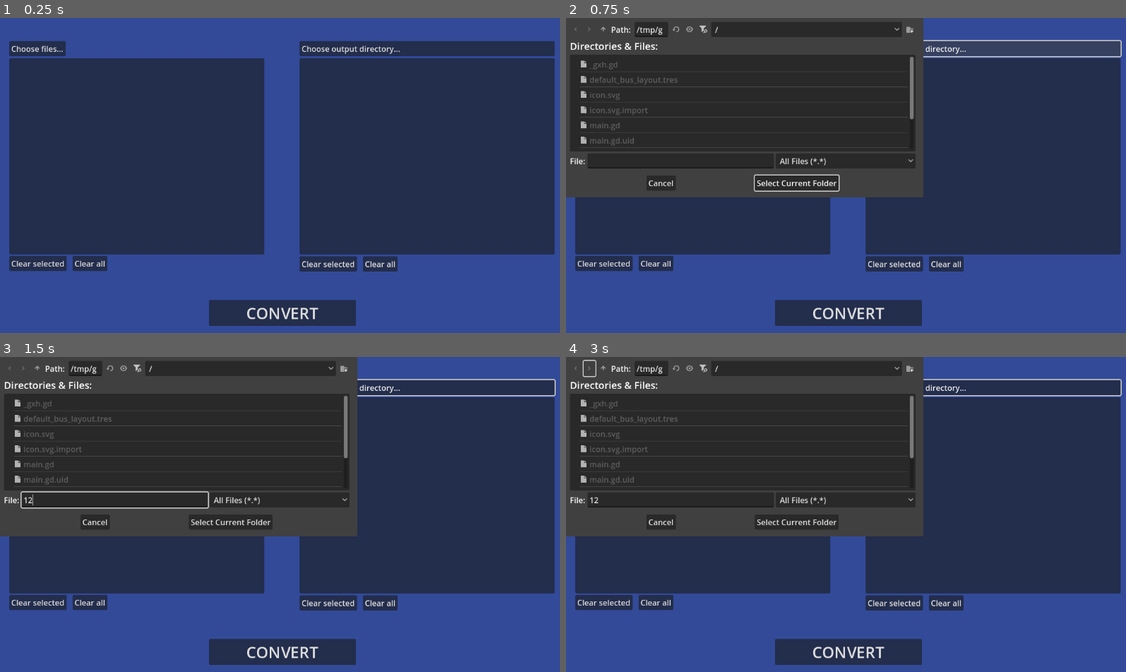
Above: before the commit, frames 1-4 (two rows, left to right).
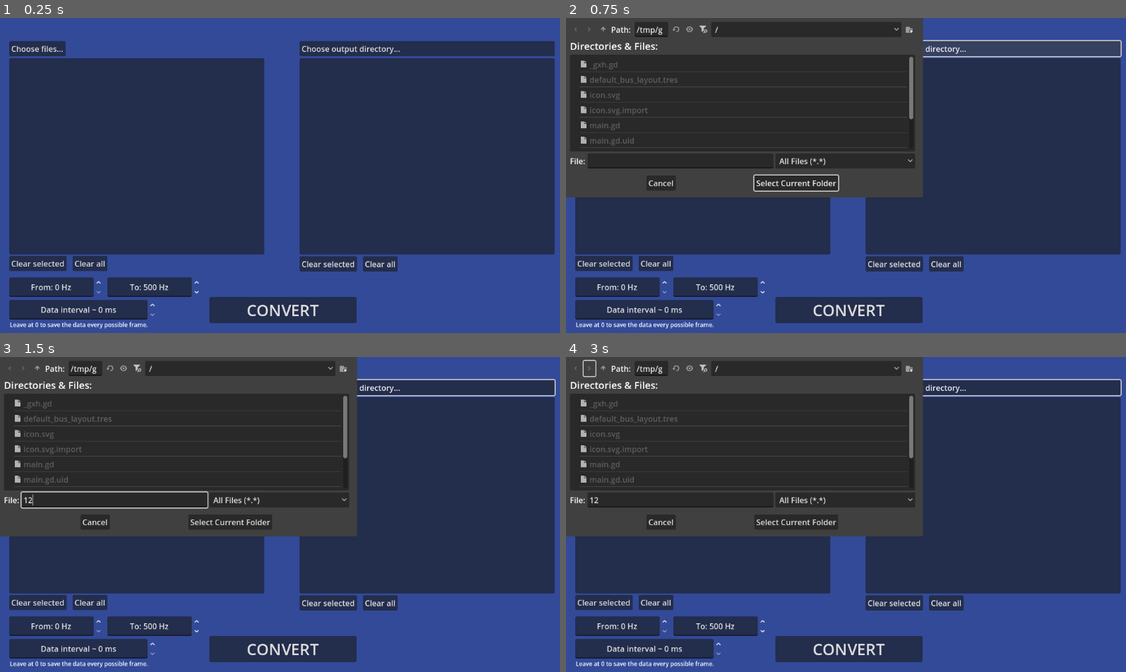
Above: after the commit, the same moments.

Repository: m-kiszka/AudioVolumeToJsonConverter
Game: Godot game, scene res://main.tscn
Same seed, same stepped clock (60 frames per second), same inputs: the game is played once before the commit and once after it.
Inputs (mouse positions are in pixels of both pictures, inside the frame that each line leads up to):
- Up to frame 1 (0.25 s): no input
- Up to frame 2 (0.75 s): click "Choose output directory..." at 0.5 s
- Up to frame 3 (1.5 s): click (112, 498) at 1.27 s; type "12" at 1.35 s
- Up to frame 4 (3 s): click "CONVERT" at 2 s; click (588, 369) at 2.75 s

The runs differ from the first frame. In frame 1, 4.5% of the frame differs, in the area x 1-64%, y 82-99%; in frame 2, 4.8%, in the area x 1-64%, y 0-99%; in frame 3, 4.8%; in frame 4, 4.8%.

Commit message:
Added range and interval option, disabled vsyncs, added warning popups

Diff:
--- a/main.gd
+++ b/main.gd
@@ -25,6 +25,18 @@
 var maxAudioPosition: float;
 
 @export var progressBar: ProgressBar;
+
+@export var fromHzBox: SpinBox;
+@export var toHzBox: SpinBox;
+var fromHz: float = 0.0;
+var toHz: float = 500.0;
+
+@export var intervalBox: SpinBox;
+var interval: float = 0.0;
+var startTimestamp: float = 0;
+
+@export var popupWindow: Window;
+@export var popupLabel: Label;
 
 var canClick: bool = true;
 
@@ -75,14 +87,22 @@
 	if (!canClick): return;
 
 	if (
-		outputDirButton.text != "Choose output directory..."
-		&& pathsList.size() > 0
-		&& !converting
+		!converting
 	):
+		if (pathsList.size() == 0):
+			popupWindow.title = "ERROR";
+			popupLabel.text = "Choose the files you want to convert!";
+			popupWindow.visible = true;
+			return;
+		if (outputDirButton.text == "Choose output directory..."):
+			popupWindow.title = "ERROR";
+			popupLabel.text = "Choose an output directory!";
+			popupWindow.visible = true;
+			return;
+
 		currentlyConvertedIndex = 0;
 		convertQueue();
 		convertingStarted();
-
 
 func convertQueue() -> void:
 	if ((currentlyConvertedIndex+1) <= pathsList.size()):
@@ -94,6 +114,10 @@
 
 		audioPlayer.set_stream(audioFile);
 		audioPlayer.play();
+
+		getCurrentVolumeData();
+		if (interval > 0):
+			startTimestamp = Time.get_ticks_msec();
 	else:
 		convertingFinished();
 
@@ -110,8 +134,16 @@
 	convertingBtn.text = "CONVERT";
 	canClick = true;
 	converting = false;
+	startTimestamp = 0;
+
+	popupWindow.title = "Great success!";
+	popupLabel.text = "Conversion finished successfully!";
+	popupWindow.visible = true;
 
 func convertingStarted():
+	interval = intervalBox.value;
+	fromHz = fromHzBox.value;
+	toHz = toHzBox.value;
 	progressBar.visible = true;
 	convertingBtn.disabled = true;
 	convertingBtn.text = "CONVERTING...";
@@ -120,11 +152,20 @@
 
 func _process(_delta):
 	if (audioPlayer.is_playing()):
-		var volume = spectrum.get_magnitude_for_frequency_range(0, 500).length()
-		currentVolumeData[AudioServer.get_time_since_last_mix()] = volume;
+		if (interval > 0):
+			if (Time.get_ticks_msec() > (startTimestamp + interval)):
+				print(Time.get_ticks_msec() - startTimestamp)
+				getCurrentVolumeData();
+				startTimestamp = Time.get_ticks_msec();
+		else:
+			getCurrentVolumeData();
 
 		#var percentageLeft = (playbackTimer.time_left * 100) / maxAudioPosition;
 		progressBar.value = playbackTimer.time_left;
+
+func getCurrentVolumeData():
+	var volume = spectrum.get_magnitude_for_frequency_range(fromHz, toHz).length()
+	currentVolumeData[AudioServer.get_time_since_last_mix()] = volume;
 
 func saveConvertedData():
 	var jsonFilename = regexFilenameNoExtension.search(itemList.get_item_text(currentlyConvertedIndex)).get_string(1) + '.json';
@@ -148,3 +189,6 @@
 func _onMultiSelectedConverted(_index: int, _selected: bool) -> void:
 	if (!canClick): return;
 	convertedListIndexes.assign(convertedList.get_selected_items());
+
+func _onWindowClose() -> void:
+	popupWindow.visible = false;
--- a/main.tscn
+++ b/main.tscn
@@ -8,7 +8,7 @@
 [sub_resource type="StyleBoxFlat" id="StyleBoxFlat_0xm2m"]
 bg_color = Color(0.0487217, 0, 0.4025, 1)
 
-[node name="Control" type="Control" node_paths=PackedStringArray("fileDialog", "itemList", "convertedList", "outputDirDialog", "outputDirButton", "convertingBtn", "audioPlayer", "playbackTimer", "progressBar")]
+[node name="Control" type="Control" node_paths=PackedStringArray("fileDialog", "itemList", "convertedList", "outputDirDialog", "outputDirButton", "convertingBtn", "audioPlayer", "playbackTimer", "progressBar", "fromHzBox", "toHzBox", "intervalBox", "popupWindow", "popupLabel")]
 layout_mode = 3
 anchors_preset = 15
 anchor_right = 1.0
@@ -27,6 +27,11 @@
 audioPlayer = NodePath("AudioStreamPlayer")
 playbackTimer = NodePath("Timer")
 progressBar = NodePath("CanvasLayer/Control/ProgressBar")
+fromHzBox = NodePath("CanvasLayer/SelectedFiles/FromHz")
+toHzBox = NodePath("CanvasLayer/SelectedFiles/ToHz")
+intervalBox = NodePath("CanvasLayer/SelectedFiles/Interval")
+popupWindow = NodePath("Window")
+popupLabel = NodePath("Window/Label")
 
 [node name="CanvasLayer" type="CanvasLayer" parent="."]
 follow_viewport_enabled = true
@@ -94,6 +99,61 @@
 offset_bottom = 434.0
 text = "Clear selected"
 
+[node name="FromHz" type="SpinBox" parent="CanvasLayer/SelectedFiles"]
+layout_mode = 1
+anchors_preset = 2
+anchor_top = 1.0
+anchor_bottom = 1.0
+offset_top = 446.0
+offset_right = 190.0
+offset_bottom = 486.0
+grow_vertical = 0
+max_value = 50000.0
+alignment = 1
+prefix = "From:"
+suffix = "Hz"
+
+[node name="ToHz" type="SpinBox" parent="CanvasLayer/SelectedFiles"]
+layout_mode = 1
+anchors_preset = 2
+anchor_top = 1.0
+anchor_bottom = 1.0
+offset_left = 200.0
+offset_top = 446.0
+offset_right = 390.0
+offset_bottom = 486.0
+grow_vertical = 0
+min_value = 1.0
+max_value = 50000.0
+value = 500.0
+alignment = 1
+prefix = "To:"
+suffix = "Hz"
+
+[node name="Interval" type="SpinBox" parent="CanvasLayer/SelectedFiles"]
+layout_mode = 1
+anchors_preset = 2
+anchor_top = 1.0
+anchor_bottom = 1.0
+offset_top = 492.0
+offset_right = 300.0
+offset_bottom = 532.0
+grow_vertical = 0
+max_value = 1000.0
+alignment = 1
+prefix = "Data interval ~"
+suffix = "ms"
+
+[node name="Label" type="Label" parent="CanvasLayer/SelectedFiles"]
+layout_mode = 0
+offset_left = 1.0
+offset_top = 532.0
+offset_right = 363.0
+offset_bottom = 555.0
+theme_override_font_sizes/font_size = 12
+text = "Leave at 0 to save the data every possible frame."
+vertical_alignment = 1
+
 [node name="ConvertedFiles" type="Control" parent="CanvasLayer"]
 layout_mode = 3
 anchors_preset = 1
@@ -141,23 +201,24 @@
 
 [node name="Control" type="Control" parent="CanvasLayer"]
 layout_mode = 3
-anchors_preset = 7
-anchor_left = 0.5
-anchor_top = 1.0
-anchor_right = 0.5
-anchor_bottom = 1.0
-offset_left = -20.0
-offset_top = -40.0
-offset_right = 20.0
-grow_horizontal = 2
+anchors_preset = 3
+anchor_left = 1.0
+anchor_top = 1.0
+anchor_right = 1.0
+anchor_bottom = 1.0
+offset_left = -576.0
+offset_top = -46.0
+offset_right = -575.0
+offset_bottom = -6.0
+grow_horizontal = 0
 grow_vertical = 0
 
 [node name="ProgressBar" type="ProgressBar" parent="CanvasLayer/Control"]
 visible = false
 layout_mode = 0
-offset_left = -130.0
+offset_left = -149.0
 offset_top = 20.0
-offset_right = 170.0
+offset_right = 151.0
 offset_bottom = 26.0
 theme_override_styles/background = SubResource("StyleBoxFlat_ig7tw")
 theme_override_styles/fill = SubResource("StyleBoxFlat_0xm2m")
@@ -185,6 +246,34 @@
 
 [node name="Timer" type="Timer" parent="."]
 one_shot = true
+
+[node name="Window" type="Window" parent="."]
+title = "ERROR"
+initial_position = 1
+size = Vector2i(347, 100)
+visible = false
+wrap_controls = true
+unresizable = true
+always_on_top = true
+popup_window = true
+force_native = true
+
+[node name="Label" type="Label" parent="Window"]
+anchors_preset = -1
+anchor_left = 0.5
+anchor_top = 0.5
+anchor_right = 0.5
+anchor_bottom = 0.5
+offset_left = -160.0
+offset_top = -40.0
+offset_right = 160.0
+offset_bottom = 40.0
+grow_horizontal = 2
+grow_vertical = 2
+text = "Choose the files you want to convert!"
+horizontal_alignment = 1
+vertical_alignment = 1
+autowrap_mode = 2
 
 [connection signal="dir_selected" from="CanvasLayer/OutputDirDialog" to="." method="_onDirSelected"]
 [connection signal="files_selected" from="CanvasLayer/FileDialog" to="." method="_onFilesSelected"]
@@ -198,3 +287,4 @@
 [connection signal="pressed" from="CanvasLayer/ConvertedFiles/ClearSelected" to="." method="_onClearSelectedConverted"]
 [connection signal="pressed" from="CanvasLayer/Control/ConvertButton" to="." method="_onConvertPressed"]
 [connection signal="finished" from="AudioStreamPlayer" to="." method="_onAudioFinished"]
+[connection signal="close_requested" from="Window" to="." method="_onWindowClose"]
--- a/project.godot
+++ b/project.godot
@@ -20,3 +20,4 @@
 window/stretch/mode="viewport"
 window/stretch/aspect="expand"
 window/stretch/scale_mode="integer"
+window/vsync/vsync_mode=0
